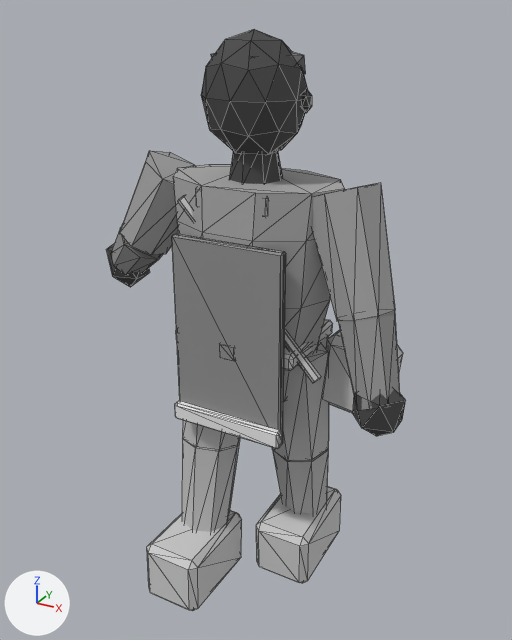
The glTF model assets/exports/npc/npc_merchant_contact_l_v01.glb as it was, and as the next commit left it.
Rendered twice from a camera (50 mm lens) standing at (1.129, -2.052, 2.093) and looking at (0.008, -0.016, 1.075). Arrows for +X, +Y and +Z are at lower left; the lights stay in place. The first picture is the older version. Mesh edges are drawn as thin lines. Vertices at exactly the same position are counted once.

In view in the first picture: 'GEO_npc_merchant_contact_l_v01'.
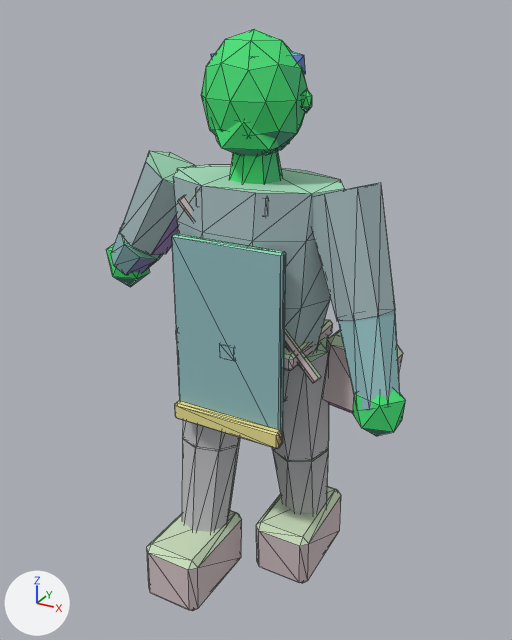
What the commit changed:
me_geo_npc_merchant_contact_l_v01 is used by ob_geo_npc_merchant_contact_l_v01; location (0.0, 0.0, 0.0).
me_geo_npc_merchant_contact_l_v01 had 510 vertices, 916 faces and spanned x -0.64..0.61, y -0.42..0.3, z -0.01..2.04.
me_geo_npc_merchant_contact_l_v01 now has 522 vertices, 936 faces and spans x -0.64..0.61, y -0.42..0.3, z -0.01..2.04.
me_geo_npc_merchant_contact_l_v01 part 1: a new loose piece, an icosphere of 20 faces spanning x -0.13..0.13, y -0.15..0.08, z 1.64..1.83, in mat_mat_npc_indexed.
me_geo_npc_merchant_contact_l_v01 part 2: 916 kept faces spanning x -0.64..0.61, y -0.42..0.3, z -0.01..2.04 get new vertex colours.

Boxes [x1, y1, x2, y2] around the edits, measured in the pictures (512 x 640 px):
part 1 of me_geo_npc_merchant_contact_l_v01, added (green): after [214, 121, 290, 156]
part 2 of me_geo_npc_merchant_contact_l_v01, recoloured: [106, 29, 406, 611] in both
